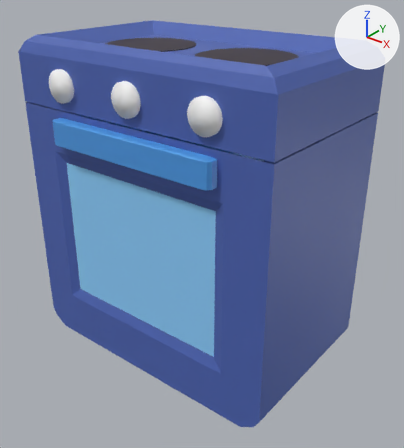
Before and after pictures for a commit that changed the glTF model SilnikZTGK/CookingStation/Assets/models/przybory_kuchenne/piekarnik/piekarnik.gltf.
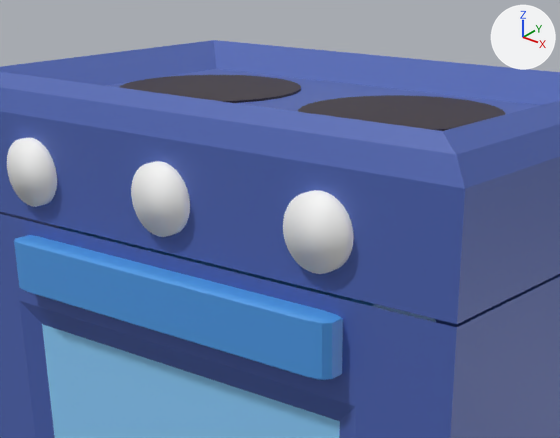
Old and new are each drawn whole from a camera (50 mm lens) standing at (3.75, -4.58, 2.63) and looking at (0.14, -0.08, -0.17) and again close up on the part from 11% to 81% of the width and 0% to 49% of the height. Arrows for +X, +Y and +Z are at upper right; the lights stay in place. The last two pictures show the newer version.
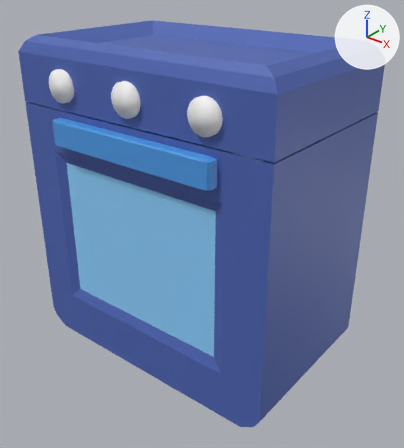
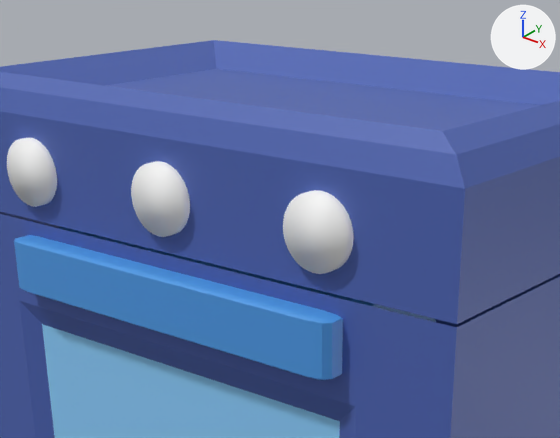
What the commit changed:
Object 'Circle.003' (ob_circle_003) is deleted.
Object 'Circle.006' (ob_circle_006) is deleted.

Changed parts and their boxes (x1, y1, x2, y2) in the close-ups (560 x 438 px):
'Circle.003', deleted: before (298, 95, 505, 131)
'Circle.006', deleted: before (119, 75, 301, 103)
